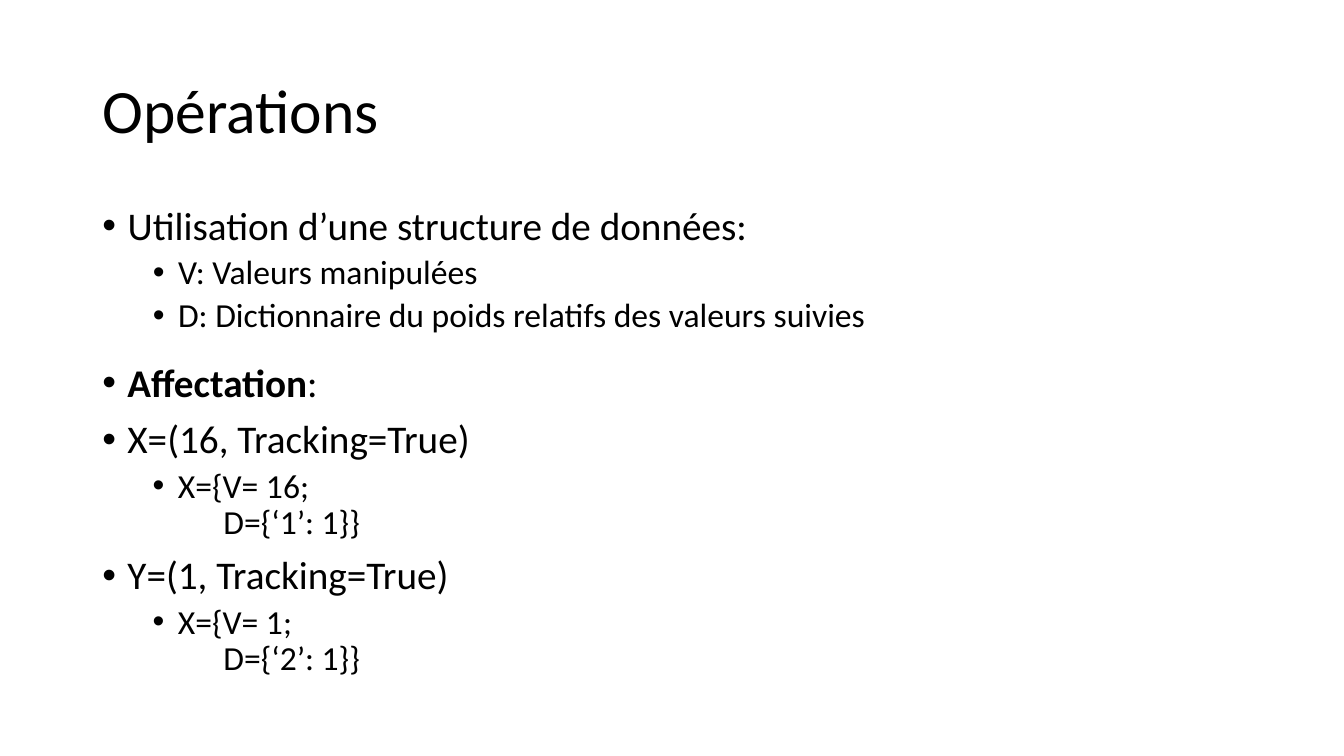
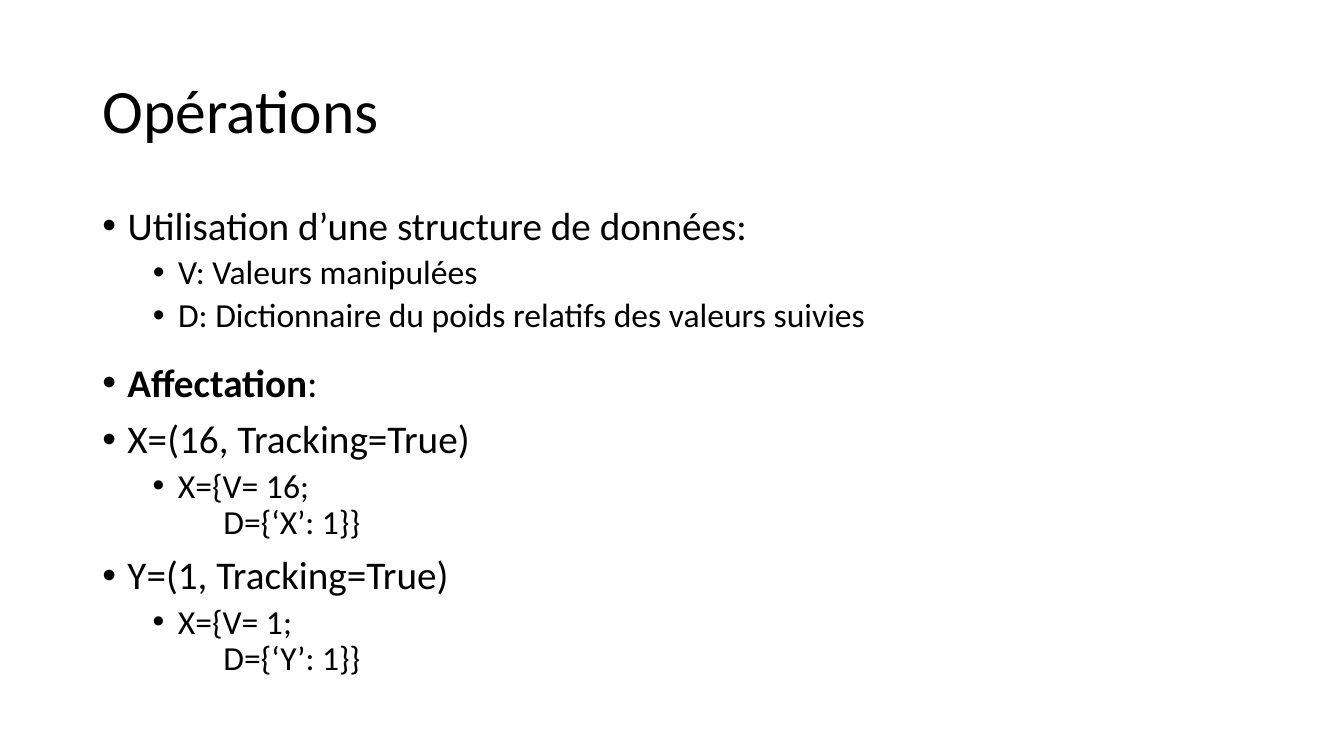
Before and after one commit to ddavid42/chromatic, a slide deck: slide 9 of Presentation/Représentation et analyse chromatique de l’influence des valeurs.odp. Drawn at 1344x756 pixels with LibreOffice and Linux fonts; fonts in the diff are those of the drawing. Boxes give left, top, right and bottom in pixels: in the first picture for what was removed or moved away, otherwise in the second. Text is boxed around its words. In the diff, an @@ line names an element or a change of style, - is before the commit and + after.

```diff
--- a/Presentation/Représentation et analyse chromatique de l’influence des valeurs.odp
+++ b/Presentation/Représentation et analyse chromatique de l’influence des valeurs.odp
@@ text at (178, 473, 360, 539): text changed @@
-  • X={V= 16;
-    D={‘1’: 1}}
+  • X={V= 16;
+    D={‘X’: 1}}
@@ text at (178, 609, 360, 675): text changed @@
-  • X={V= 1;
-    D={‘2’: 1}}
+  • X={V= 1;
+    D={‘Y’: 1}}
```
Also in this commit, not shown: 6 other slides changed.
